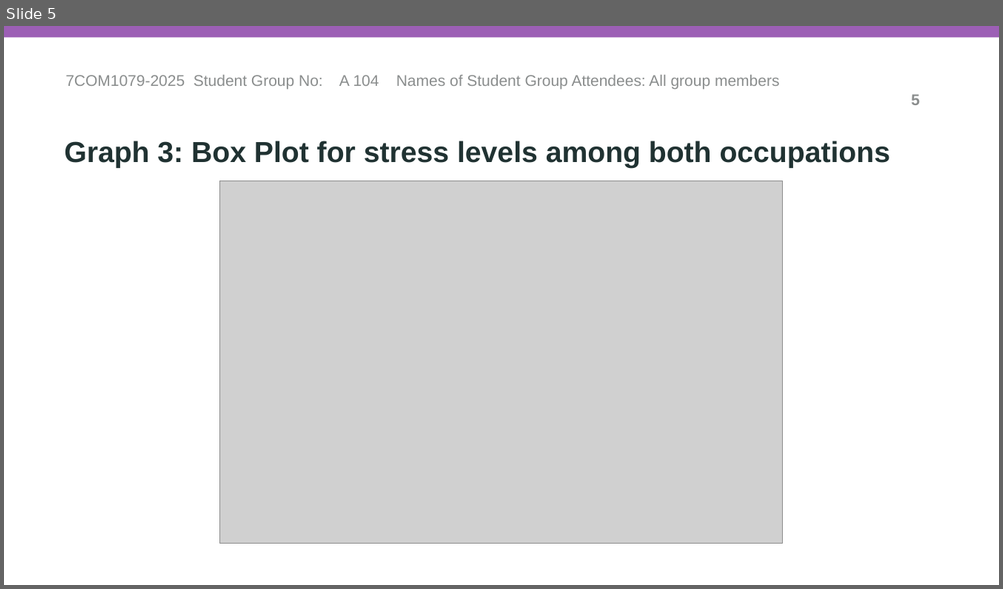
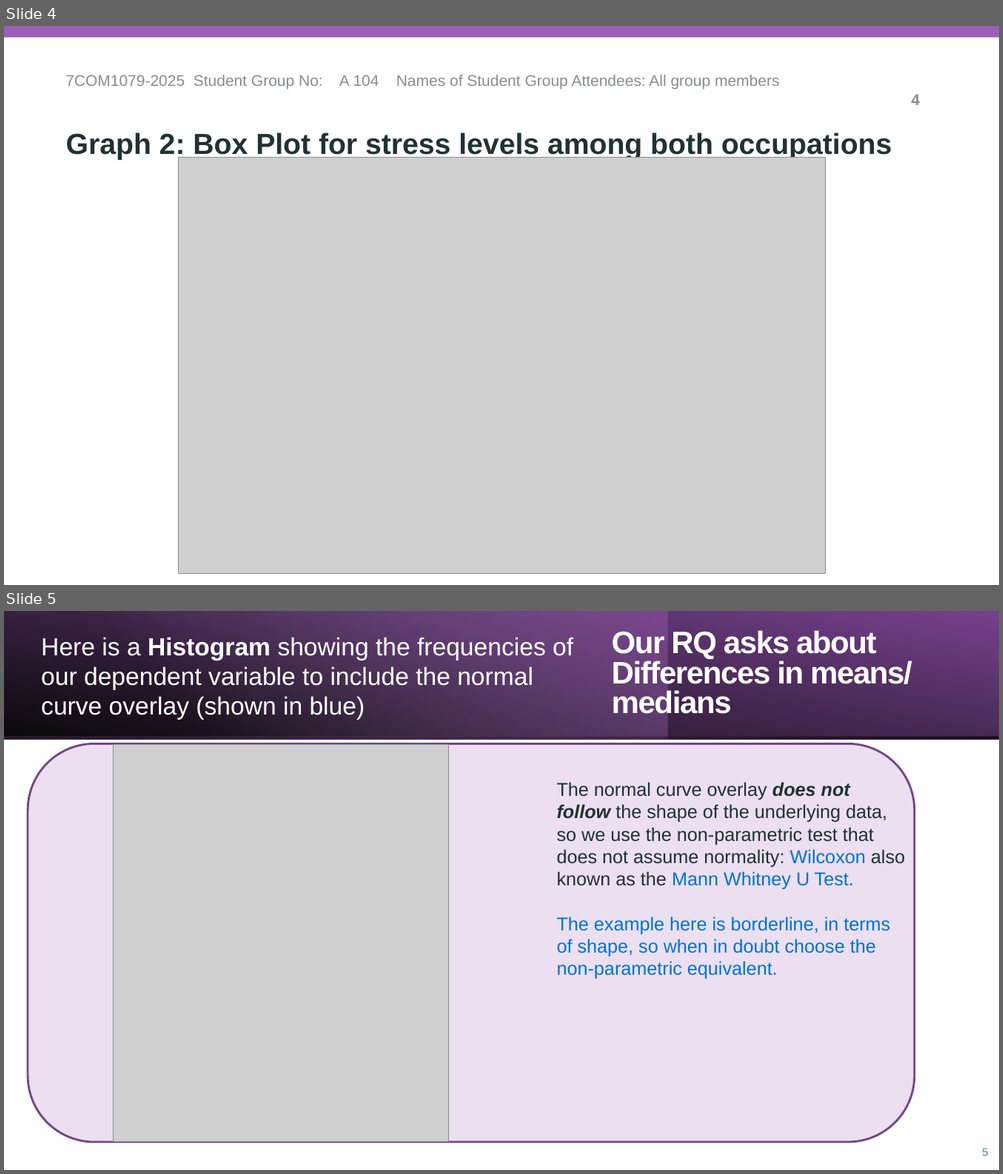
Before and after one commit to fm25abm/trdcw2, a slide deck: demo_presentations/A104_Vis_and_Analysis_Presentation.pptx. Shown one above the other, each under a label of ours: slide 5 before the commit, slides 4 and 5 after it. The pictures are 1003x589 and 1003x1174 pixels, drawn with LibreOffice and Linux fonts; fonts in the diff are those of the drawing; grey boxes stand for pictures. Boxes give left, top, right and bottom in pixels: in the first picture for what was removed or moved away, otherwise in the second. Text is boxed around its words. In the diff, an @@ line names an element or a change of style, - is before the commit and + after.

```diff
--- a/demo_presentations/A104_Vis_and_Analysis_Presentation.pptx
+++ b/demo_presentations/A104_Vis_and_Analysis_Presentation.pptx
@@ slide 5 added at (4, 611, 999, 1170), background #FFFFFF @@
@@ rectangle added at (4, 611, 999, 739), fill gradient #000000 to #77418E @@
@@ rectangle added at (4, 611, 667, 739), fill gradient #C49FD3 to #9C5FB5 @@
@@ rectangle added at (4, 611, 999, 739), fill gradient #9C5FB5 to #000000 @@
@@ text added at (612, 630, 912, 719), 30 pt, text #FFFFFF, bold @@
+Our RQ asks about Differences in means/ medians
@@ text added at (41, 637, 573, 720), 24 pt, text #FFFFFF @@
+Here is a Histogram showing the frequencies of our dependent variable to include the normal curve overlay (shown in blue).
@@ rounded rectangle added at (28, 743, 914, 1142), fill #EBDFF0, outline #734686 2 pt @@
@@ picture added at (114, 744, 449, 1142) @@
@@ text added at (557, 782, 905, 980), 18 pt, text #203232 @@
+The normal curve overlay does not follow the shape of the underlying data, so we use the non-parametric test that does not assume normality: Wilcoxon also known as the Mann Whitney U Test.
+The example here is borderline, in terms of shape, so when in doubt choose the non-parametric equivalent.
@@ page number added at (982, 1148, 988, 1156), 11 pt, text #7DABAB, bold @@
+5
@@ what was slide 5 is now slide 4 @@
@@ slide 4 changed as well @@
@@ page number at (910, 94, 919, 105): text changed @@
-5
+4
@@ text at (66, 133, 892, 160): text changed @@
-Graph 3: Box Plot for stress levels among both occupations
+Graph 2: Box Plot for stress levels among both occupations
@@ picture: place and size @@
-picture at (220, 181, 783, 544)
+picture at (179, 157, 825, 574)
```
Also in this commit, not shown: 3 other slides changed, 2 other slides added, 1 slide removed.
